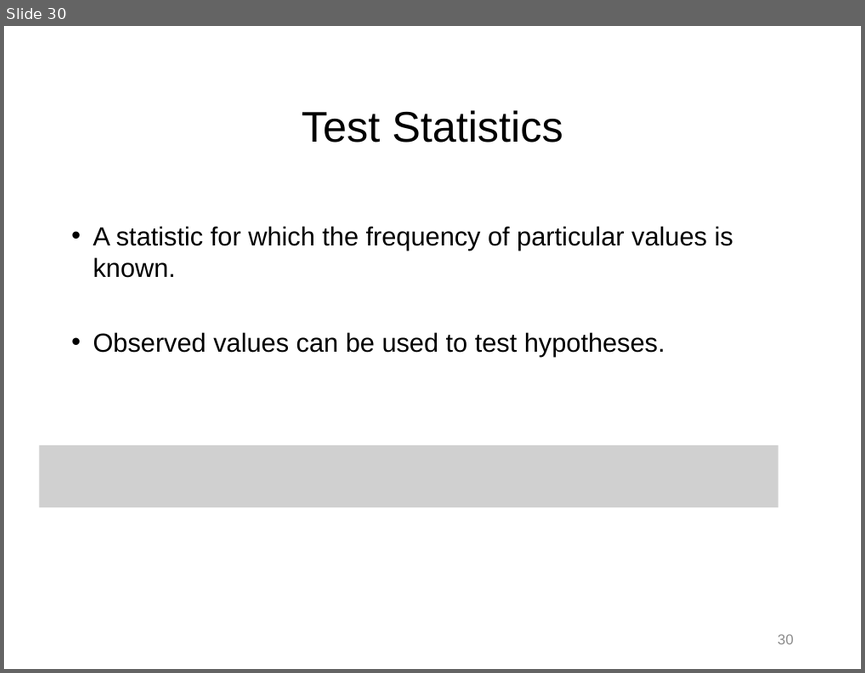
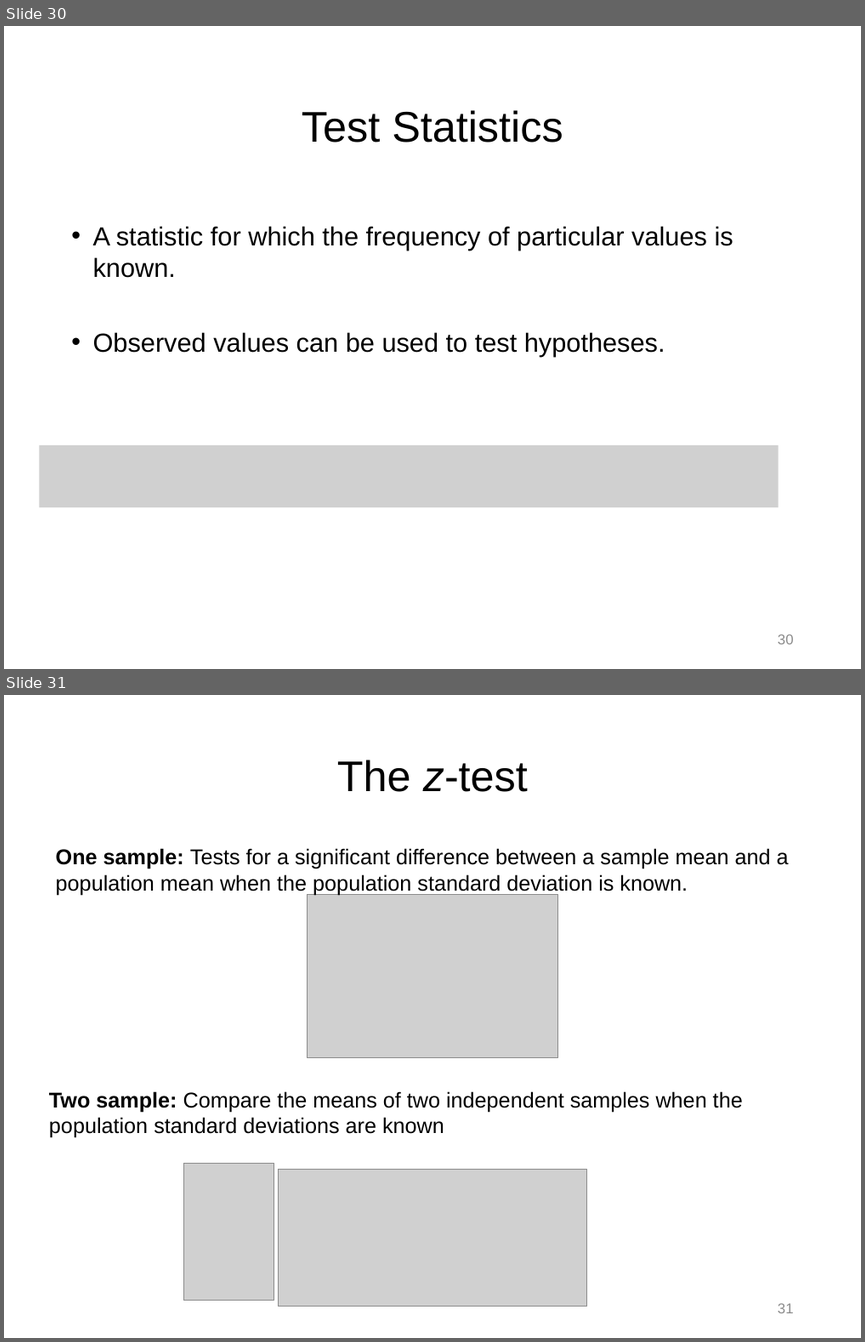
Before and after one commit to npm27/Teaching-Materials, a slide deck: Stats/Slides/2 Chapter 2 Slides.pptx. Shown one above the other, each under a label of ours: slide 30 before the commit, slides 30 and 31 after it. The pictures are 865x673 and 865x1342 pixels, drawn with LibreOffice and Linux fonts; fonts in the diff are those of the drawing; grey boxes stand for pictures. Boxes give left, top, right and bottom in pixels: in the first picture for what was removed or moved away, otherwise in the second. Text is boxed around its words. In the diff, an @@ line names an element or a change of style, - is before the commit and + after.

```diff
--- a/Stats/Slides/2 Chapter 2 Slides.pptx
+++ b/Stats/Slides/2 Chapter 2 Slides.pptx
@@ slide 31 added at (4,695,861,1338), background #FFFFFF @@
@@ title added at (337,760,528,792), 36 pt, text #000000 @@
+The z-test
@@ text added at (56,848,789,895), 18 pt, text #000000 @@
+One sample: Tests for a significant difference between a sample mean and a population mean when the population standard deviation is known.
@@ picture added at (307,895,557,1057) @@
@@ text added at (49,1091,743,1138), 18 pt, text #000000 @@
+Two sample: Compare the means of two independent samples when the population standard deviations are known
@@ picture added at (183,1163,273,1300) @@
@@ picture added at (279,1168,586,1305) @@
@@ page number added at (778,1303,794,1313), 12 pt, text #8C8C8C @@
+31
```
Also in this commit, not shown: 27 other files.
